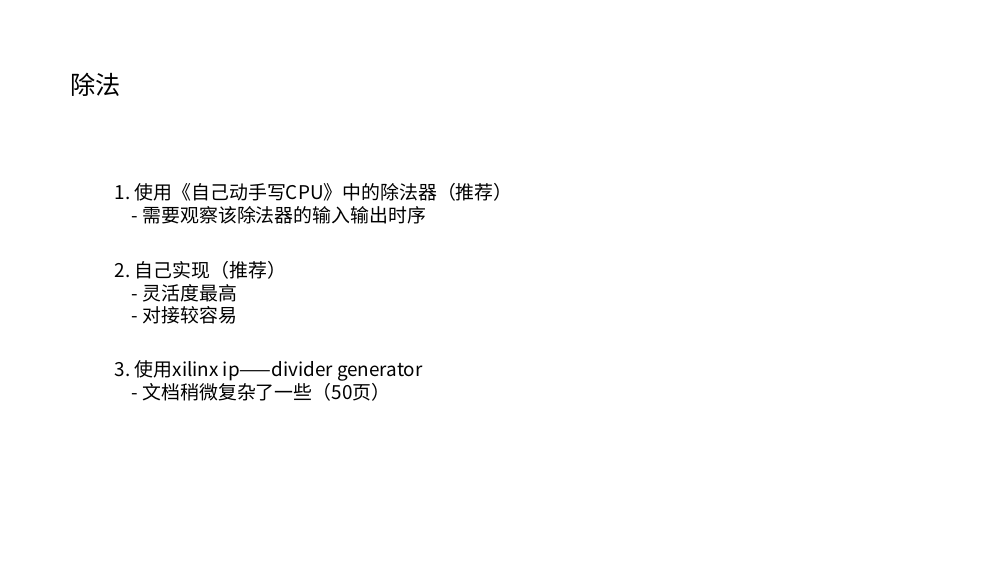
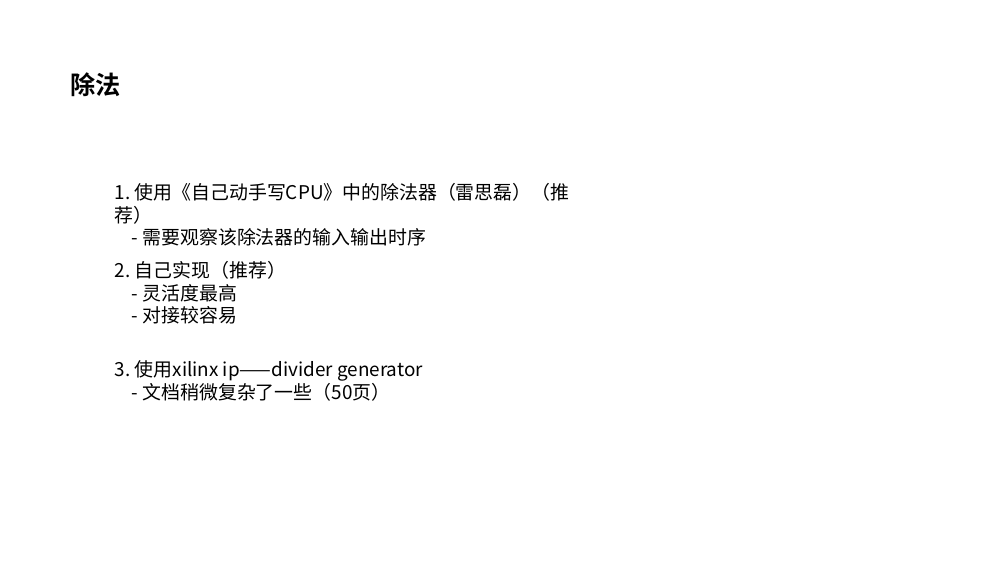
Before and after one commit to y0fy/CO-lab-material-CQU, a slide deck: slide 18 of doc/ppt/2020/硬综讲解1.pptx. Drawn at 1008x567 pixels with LibreOffice and Linux fonts; fonts in the diff are those of the drawing. Boxes give left, top, right and bottom in pixels: in the first picture for what was removed or moved away, otherwise in the second. Text is boxed around its words. In the diff, an @@ line names an element or a change of style, - is before the commit and + after.

```diff
--- a/doc/ppt/2020/硬综讲解1.pptx
+++ b/doc/ppt/2020/硬综讲解1.pptx
@@ text "除法" at box(70, 72, 120, 97): bold on @@
@@ text at box(115, 183, 570, 224): text changed @@
-1. 使用《自己动手写CPU》中的除法器（推荐）
+1. 使用《自己动手写CPU》中的除法器（雷思磊）（推荐）
```
Also in this commit, not shown: 13 other slides changed, 23 slides added, 6 slides removed, 3 other files.
